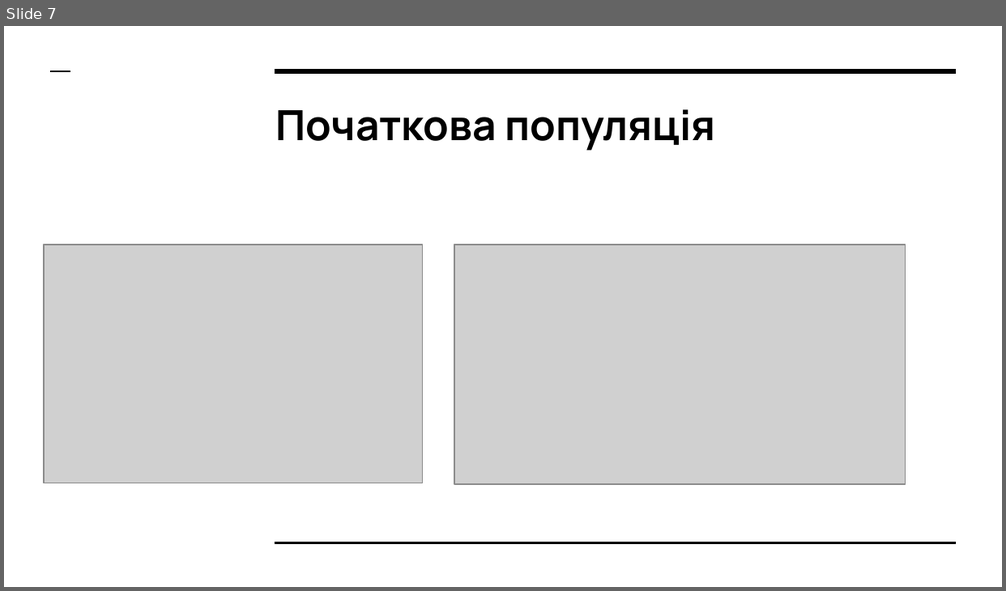
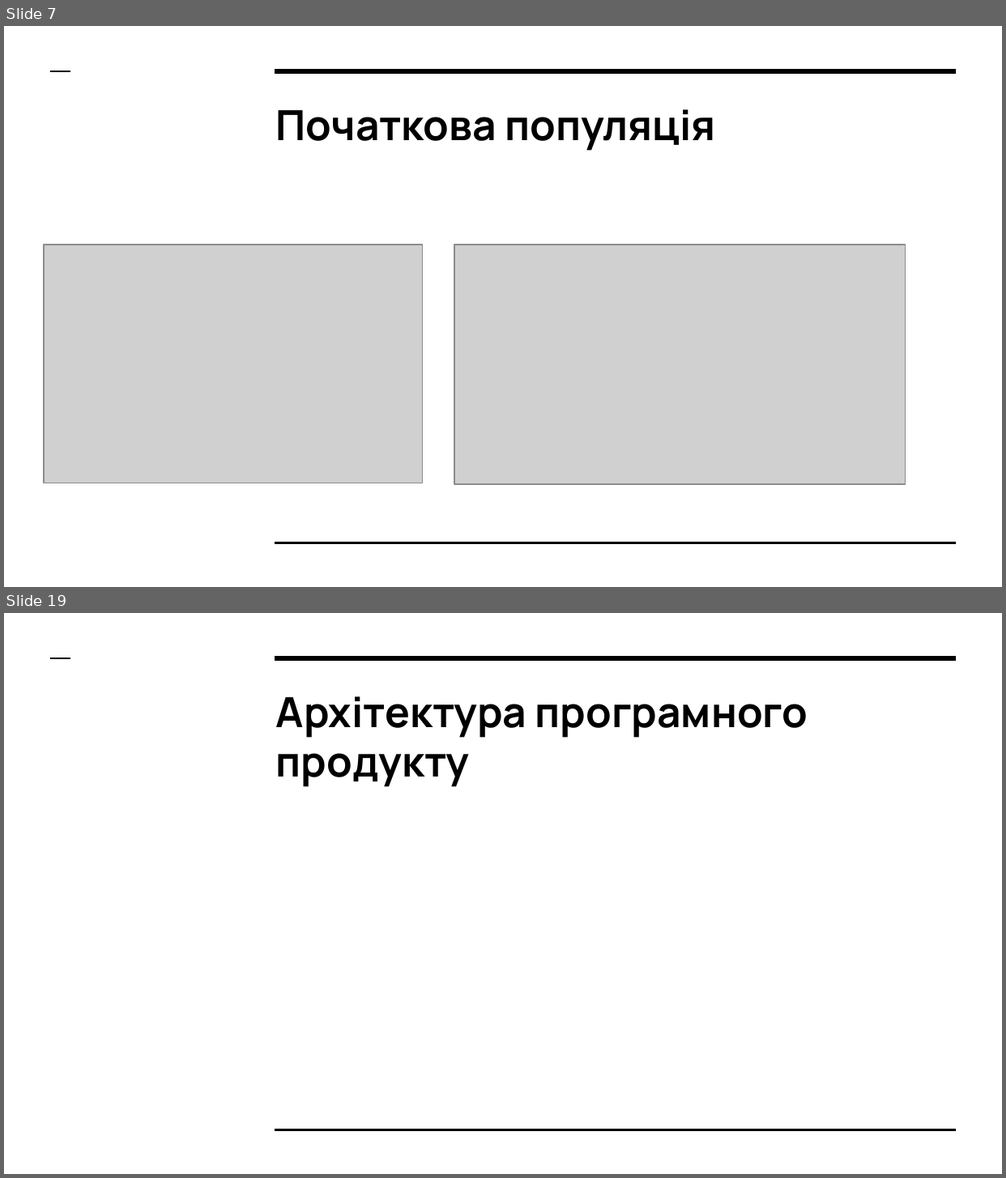
Before and after one commit to GennadyBerezinsky/kursach_do, a slide deck: Задача Ноя.pptx. Shown one above the other, each under a label of ours: slide 7 before the commit, slides 7 and 19 after it; the slides between them are not shown. The pictures are 1006x591 and 1006x1178 pixels, drawn with LibreOffice and Linux fonts; fonts in the diff are those of the drawing; grey boxes stand for pictures. Boxes give left, top, right and bottom in pixels: in the first picture for what was removed or moved away, otherwise in the second. Text is boxed around its words. In the diff, an @@ line names an element or a change of style, - is before the commit and + after.

```diff
--- a/Задача Ноя.pptx
+++ b/Задача Ноя.pptx
@@ slide 19 added at (4,613,1002,1174), background #FFFFFF; not listed: 3 template elements that a slide beside it also shows @@
@@ title added at (276,696,808,787), 30 pt, text #000000, bold @@
+Архітектура програмного продукту
```
Also in this commit, not shown: 15 other slides added, 1 slide removed, 9 other files.
